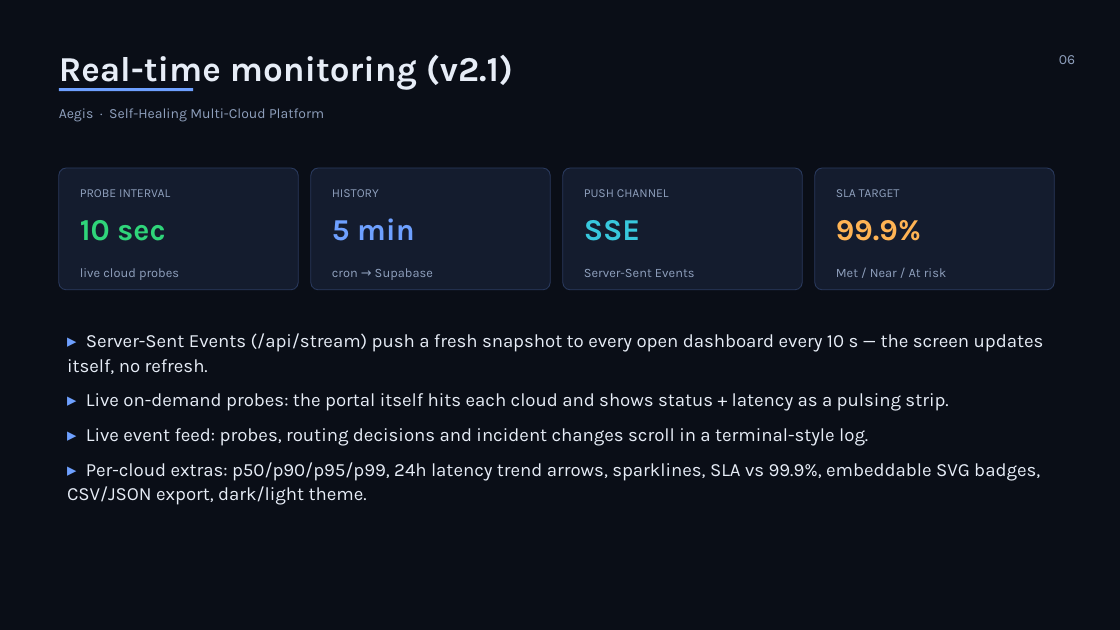
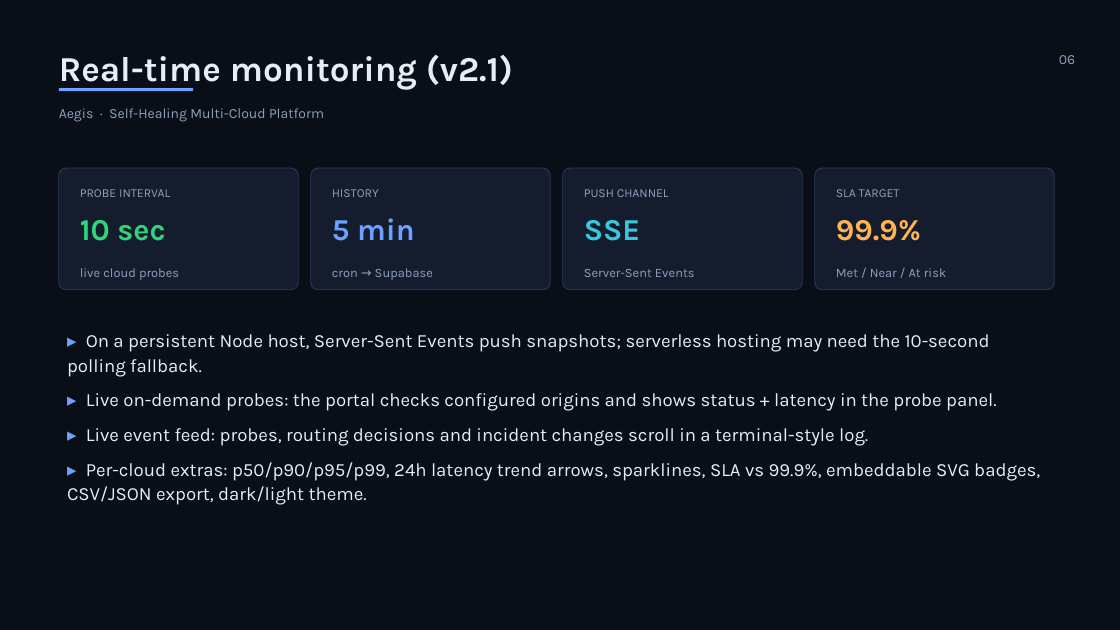
Before and after one commit to Manav32478/aegis-platform-, a slide deck: slide 6 of docs/EVAL2_PRESENTATION.pptx. Drawn at 1120x630 pixels with LibreOffice and Linux fonts; fonts in the diff are those of the drawing. Boxes give left, top, right and bottom in pixels: in the first picture for what was removed or moved away, otherwise in the second. Text is boxed around its words. In the diff, an @@ line names an element or a change of style, - is before the commit and + after.

Commit message:
Update Aegis Vercel diagnostics and app origin

```diff
--- a/docs/EVAL2_PRESENTATION.pptx
+++ b/docs/EVAL2_PRESENTATION.pptx
@@ text at (67,334,996,411): text changed @@
-▸ Server-Sent Events (/api/stream) push a fresh snapshot to every open dashboard every 10 s — the screen updates itself, no refresh.
-▸ Live on-demand probes: the portal itself hits each cloud and shows status + latency as a pulsing strip.
+▸ On a persistent Node host, Server-Sent Events push snapshots; serverless hosting may need the 10-second polling fallback.
+▸ Live on-demand probes: the portal checks configured origins and shows status + latency in the probe panel.
```
Also in this commit, not shown: 9 other slides changed, 30 other files.
